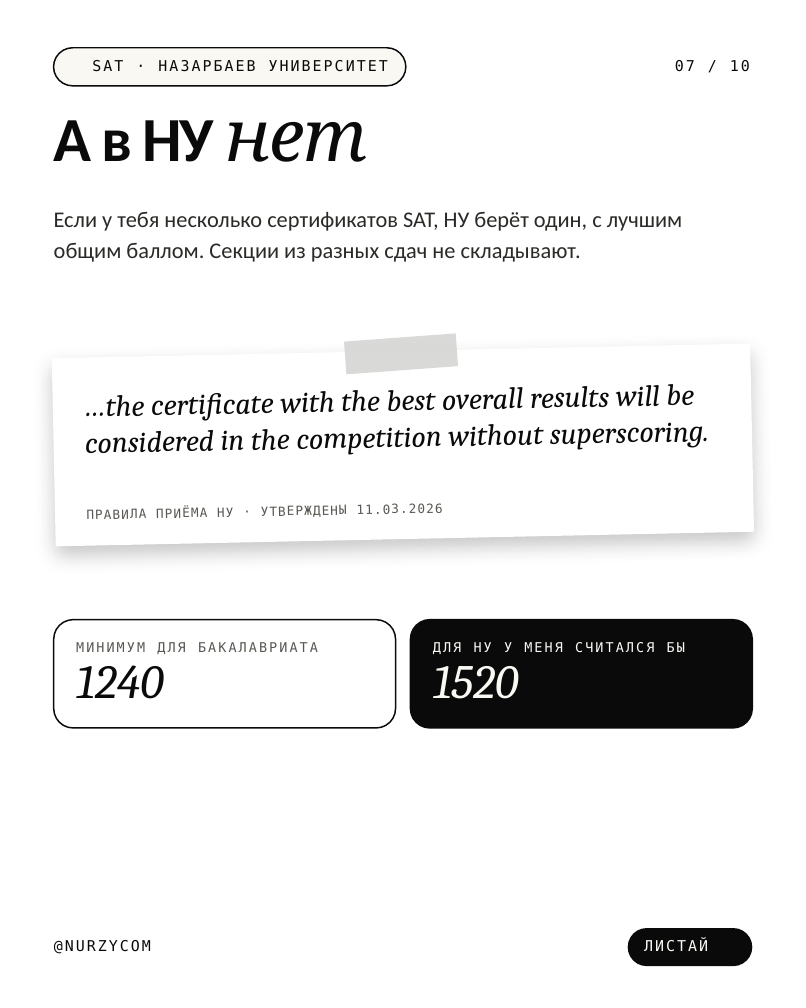
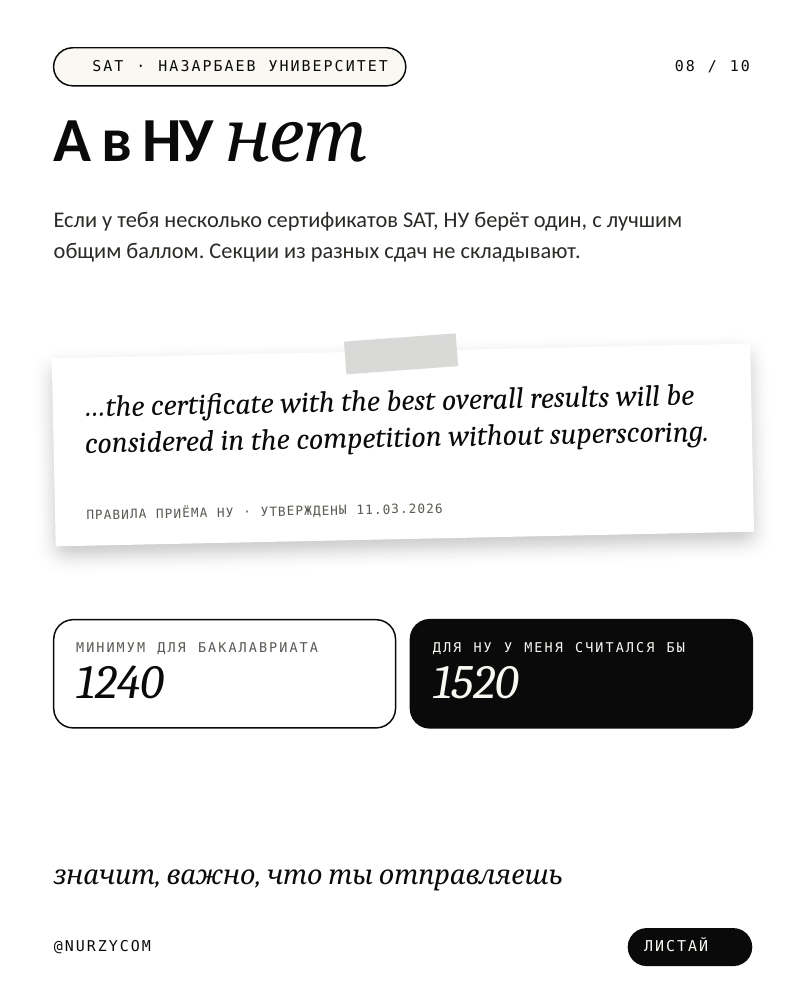
Before and after one commit to galiandojonathan-ship-it1/nurzycom_brand, a slide deck: slide 8 of social/pptx/sat-superscore.pptx (slide 7 before the commit). Drawn at 806x1008 pixels with LibreOffice and Linux fonts; fonts in the diff are those of the drawing; background and template pictures are left out. Boxes give left, top, right and bottom in pixels: in the first picture for what was removed or moved away, otherwise in the second. Text is boxed around its words. In the diff, an @@ line names an element or a change of style, - is before the commit and + after.

```diff
--- a/social/pptx/sat-superscore.pptx
+++ b/social/pptx/sat-superscore.pptx
@@ text at box(675, 60, 750, 72): text changed @@
-07 / 10
+08 / 10
@@ text added at box(54, 869, 563, 891), 18 pt, text #0A0A0A, italic @@
+значит, важно, что ты отправляешь
```
Also in this commit, not shown: 8 other slides changed, 1 slide added, 1 slide removed, 21 other files.
